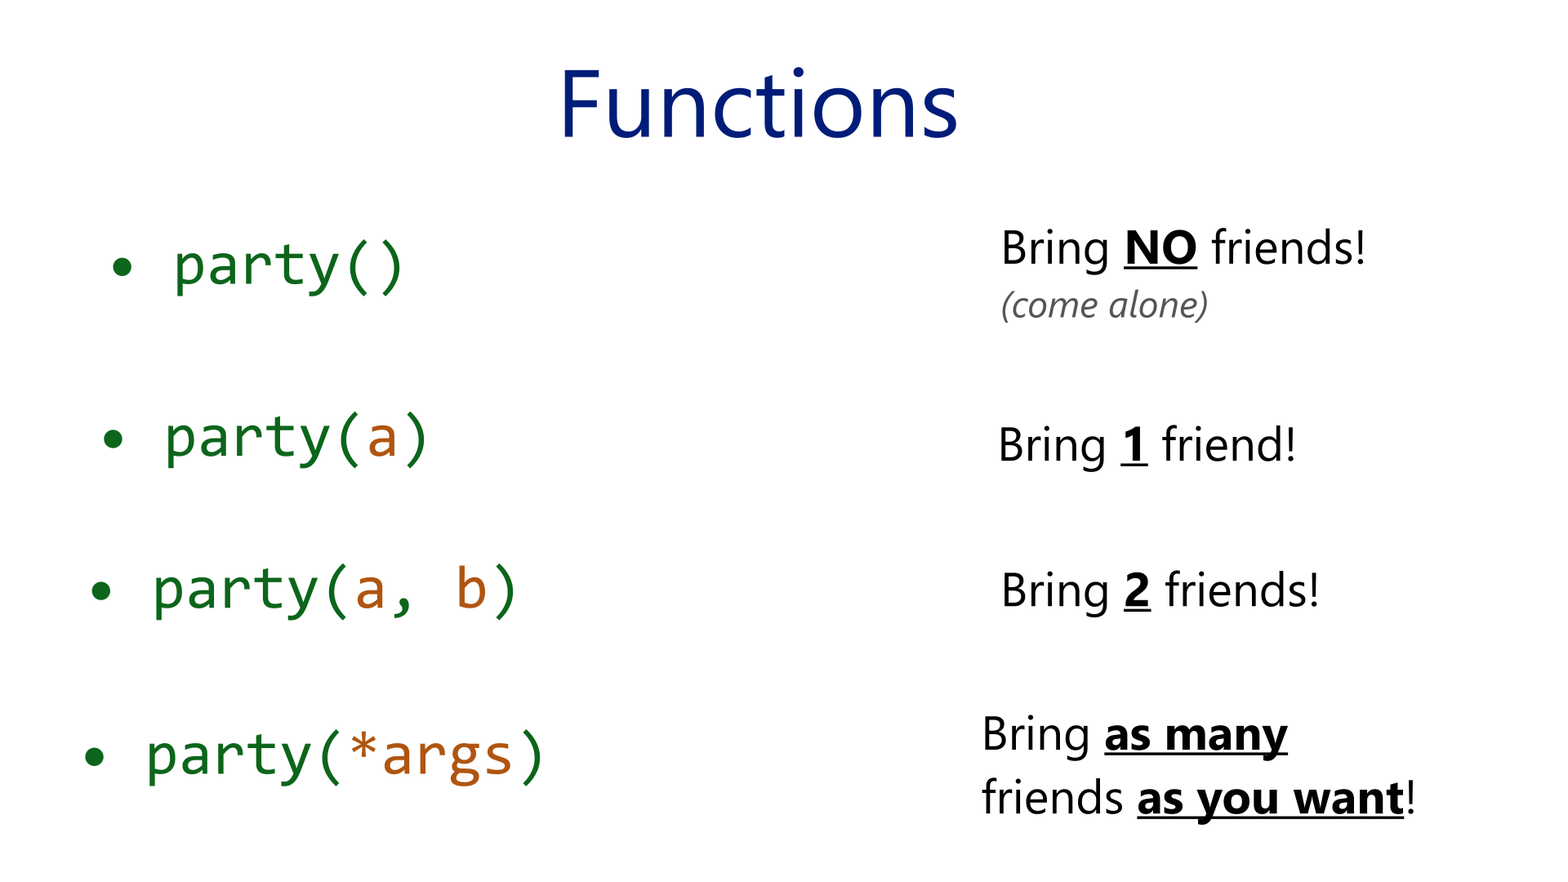
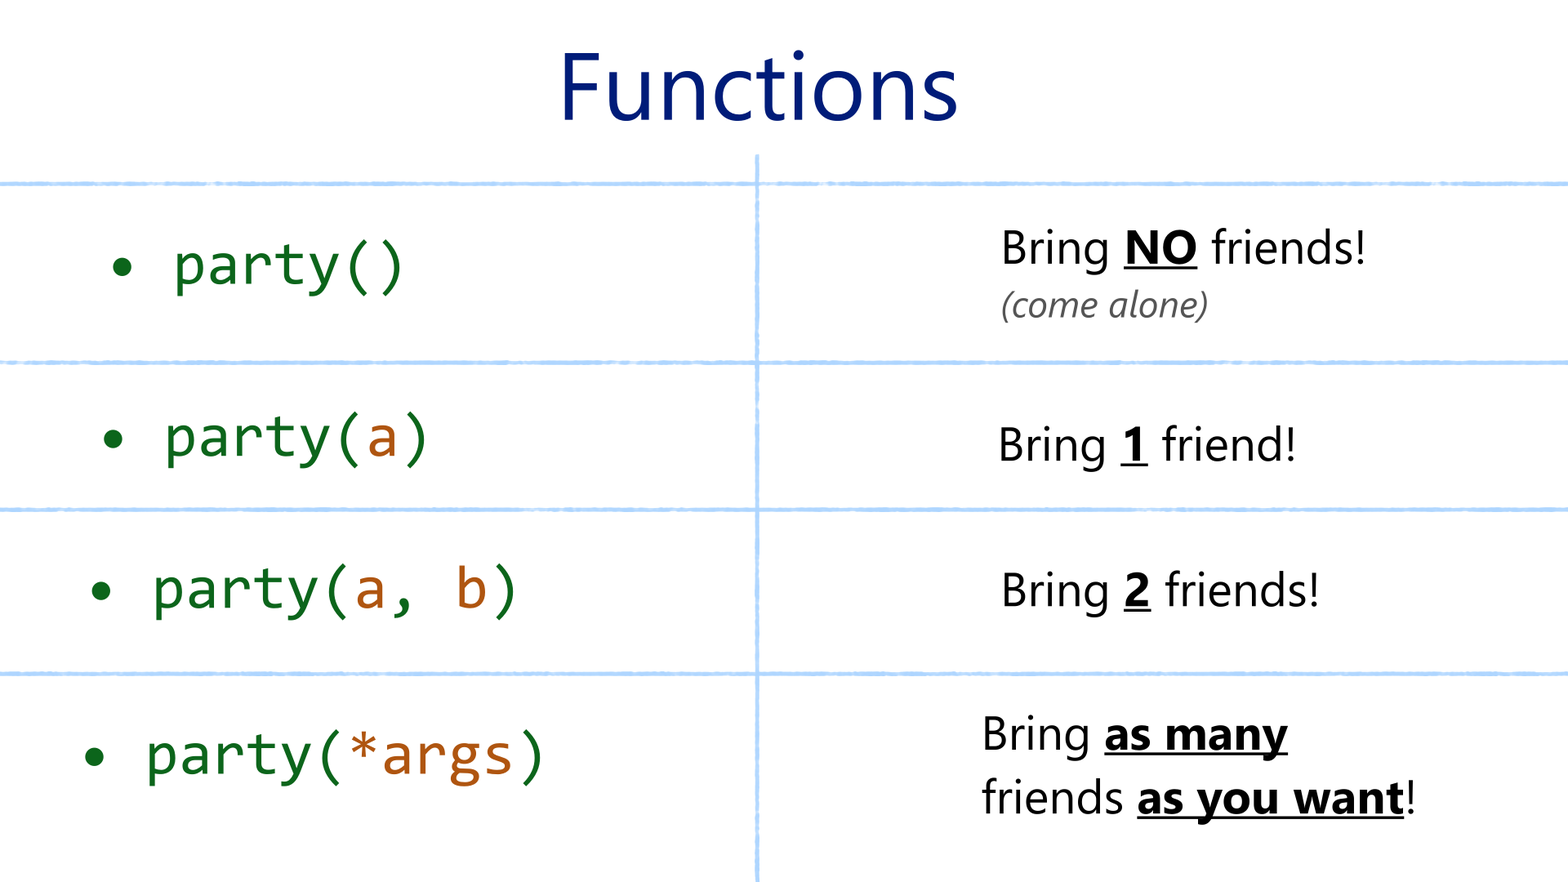
Comparing the layer stacks of the two 1568x882 images. Changes:
renamed "Paint Layer 1" to "lines (simple)", painted on it over <box>0,104,1568,882</box>